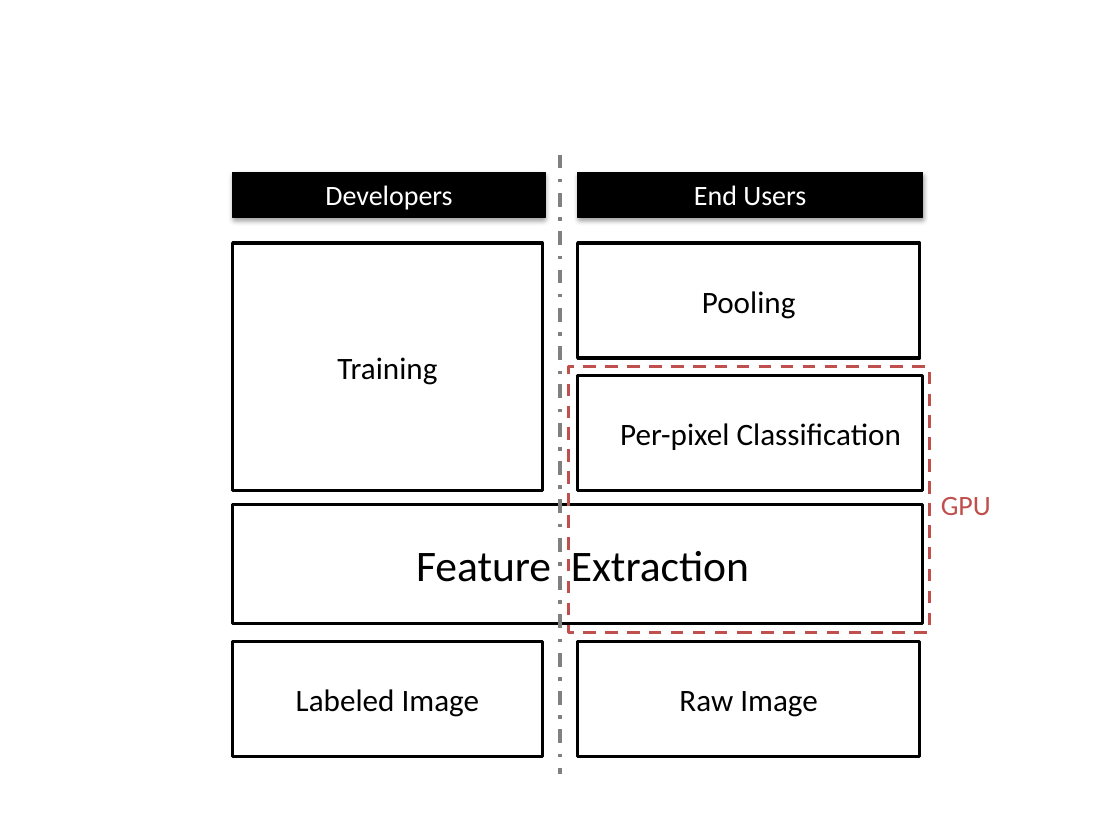
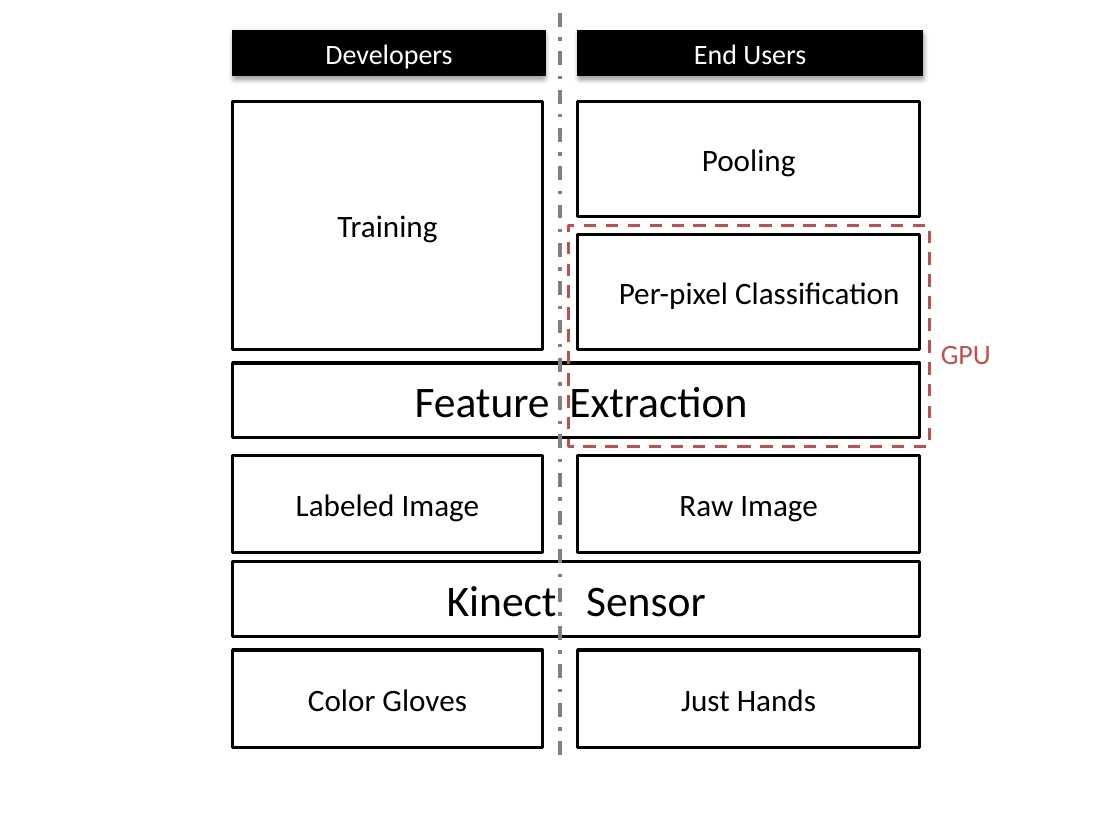
Before and after one commit to arunganesan/hand-gesture-recognition, a slide deck: slide 1 of Paper/fig/SystemArchitecture.pptx. Drawn at 1120x840 pixels with LibreOffice and Linux fonts; fonts in the diff are those of the drawing. Boxes give left, top, right and bottom in pixels: in the first picture for what was removed or moved away, otherwise in the second. Text is boxed around its words. In the diff, an @@ line names an element or a change of style, - is before the commit and + after.

```diff
--- a/Paper/fig/SystemArchitecture.pptx
+++ b/Paper/fig/SystemArchitecture.pptx
@@ line moved from (560, 155) - (560, 774) to (560, 13) - (560, 756) @@
@@ rectangle: place and size @@
-rectangle at [569,367,930,633]
+rectangle at [569,225,930,446]
@@ 5 rectangles: place and size @@
-5 rectangles at [233,172,923,492]
+5 rectangles at [233,30,923,349]
@@ text "GPU": place and size @@
-text "GPU" at [941,497,991,515]
+text "GPU" at [941,346,991,364]
@@ rectangle "Feature Extraction": place and size @@
-rectangle "Feature Extraction" at [233,504,923,623]
+rectangle "Feature Extraction" at [233,363,920,438]
@@ rectangle "Labeled Image": place and size @@
-rectangle "Labeled Image" at [233,641,542,756]
+rectangle "Labeled Image" at [233,456,542,553]
@@ rectangle "Raw Image": place and size @@
-rectangle "Raw Image" at [578,641,920,756]
+rectangle "Raw Image" at [578,456,920,553]
@@ rectangle added at [233,561,920,636], fill #FFFFFF, outline #000000 2 pt, 28 pt, text #000000 @@
+Kinect Sensor
@@ rectangle added at [233,650,542,747], fill #FFFFFF, outline #000000 2 pt, 20 pt, text #000000 @@
+Color Gloves
@@ rectangle added at [578,650,920,747], fill #FFFFFF, outline #000000 2 pt, 20 pt, text #000000 @@
+Just Hands
```
Also in this commit, not shown: 8 other files.
